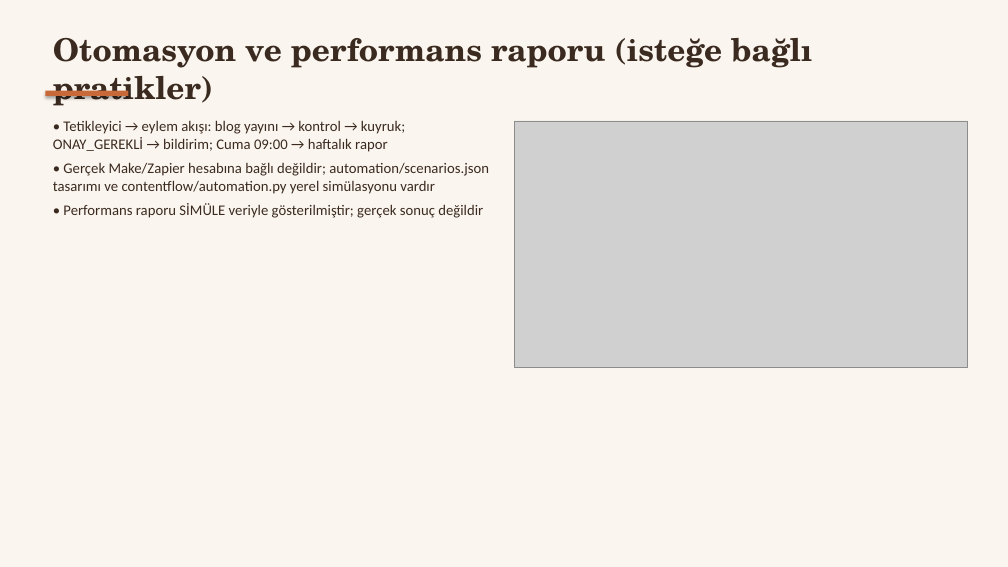
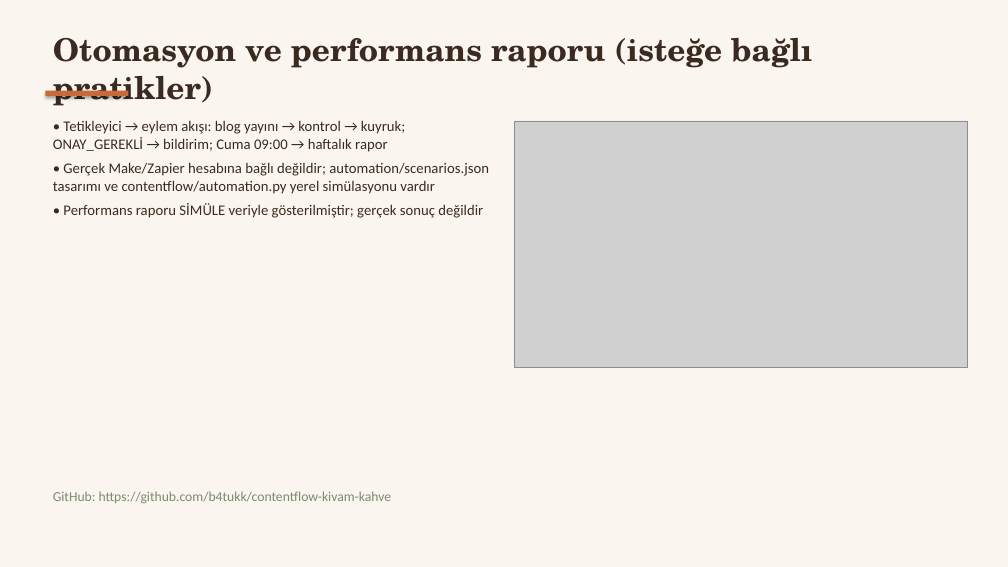
Before and after one commit to b4tukk/contentflow-kivam-kahve, a slide deck: slide 15 of deliverables/ContentFlow_Kivam_Kahve_Teslim_Sunumu.pptx. Drawn at 1008x567 pixels with LibreOffice and Linux fonts; fonts in the diff are those of the drawing; grey boxes stand for pictures. Boxes give left, top, right and bottom in pixels: in the first picture for what was removed or moved away, otherwise in the second. Text is boxed around its words. In the diff, an @@ line names an element or a change of style, - is before the commit and + after.

```diff
--- a/deliverables/ContentFlow_Kivam_Kahve_Teslim_Sunumu.pptx
+++ b/deliverables/ContentFlow_Kivam_Kahve_Teslim_Sunumu.pptx
@@ text added at bbox=[53, 491, 392, 504], 13 pt, text #7A8B6F @@
+GitHub: https://github.com/b4tukk/contentflow-kivam-kahve
```
Also in this commit, not shown: 6 other files.
